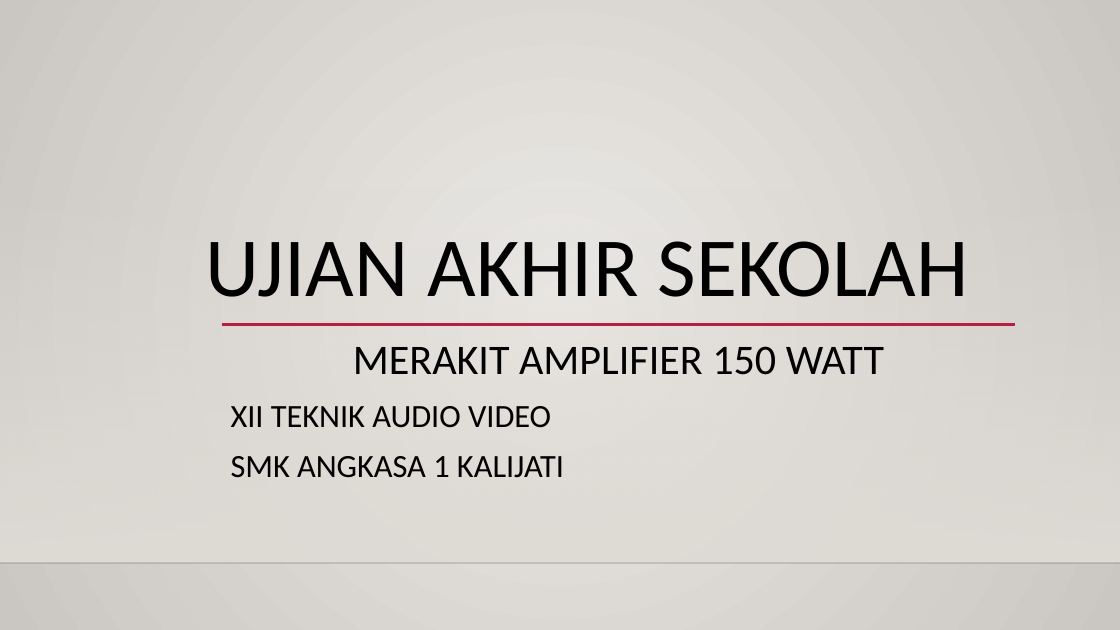
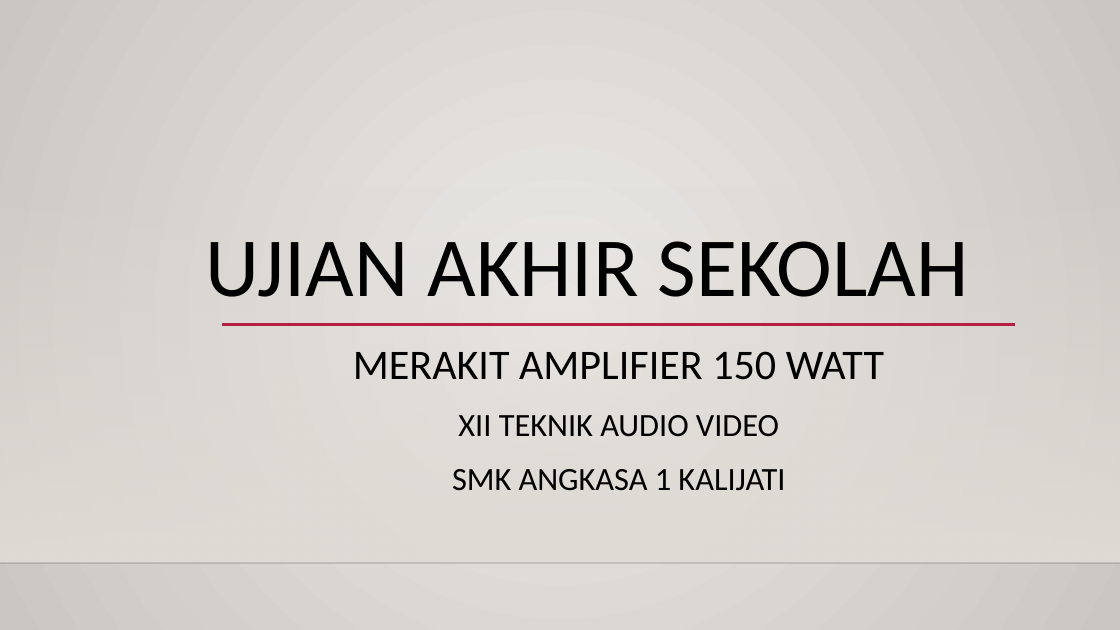
Before and after one commit to rizkywidianto12/Elektronika, a slide deck: slide 1 of Doc/Presentasi.pptx. Drawn at 1120x630 pixels with LibreOffice and Linux fonts; fonts in the diff are those of the drawing; background and template pictures are left out. Boxes give left, top, right and bottom in pixels: in the first picture for what was removed or moved away, otherwise in the second. Text is boxed around its words. In the diff, an @@ line names an element or a change of style, - is before the commit and + after.

```diff
--- a/Doc/Presentasi.pptx
+++ b/Doc/Presentasi.pptx
@@ subtitle "MERAKIT AMPLIFIER 150 WATT" at box(353, 351, 884, 491): line spacing 1 to 1.1; alignment left to centre @@
```
Also in this commit, not shown: 3 other slides changed, 6 slides added, 1 slide removed, 1 other file.
